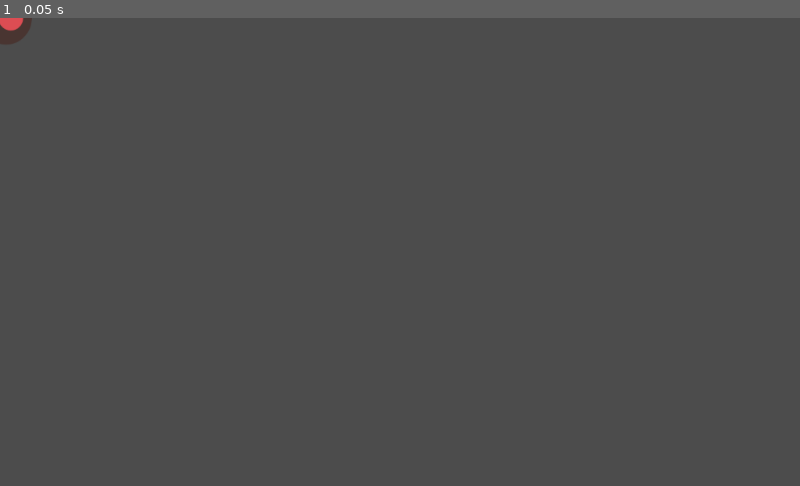
Above: before the commit, frame 1.
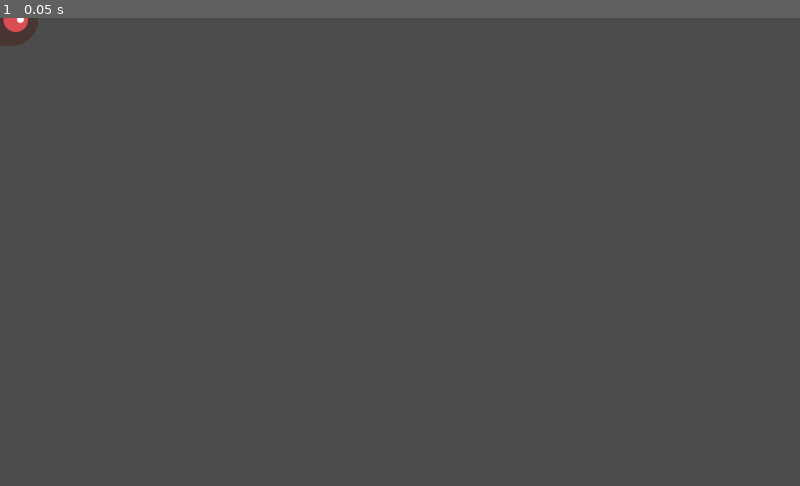
Above: after the commit, the same moment.

Repository: xbxcw/dodge
Game: Godot game, scene res://mob.tscn
The game is run twice, just before and just after one commit, with the same random seed, the same clock (stepped at 60 frames per second) and the same inputs. The project has no main scene, so this scene is started directly.
Inputs:
- Up to frame 1 (0.05 s): no input

The runs differ from the first frame. In frame 1, less than 0.1% of the frame differs, in the area x 0-5%, y 0-6%.

Commit message:
重命名

Diff:
--- /dev/null
+++ b/Main.tscn
@@ -0,0 +1,21 @@
+[gd_scene load_steps=3 format=2]
+
+[ext_resource path="res://Player.tscn" type="PackedScene" id=1]
+
+[sub_resource type="Curve2D" id=1]
+_data = {
+"points": PoolVector2Array(  )
+}
+
+[node name="Main" type="Node2D"]
+
+[node name="Player" parent="." instance=ExtResource( 1 )]
+
+[node name="MobTimer" type="Timer" parent="."]
+
+[node name="ScoreTimer" type="Timer" parent="."]
+
+[node name="StartTimer" type="Timer" parent="."]
+
+[node name="MobPath" type="Path2D" parent="."]
+curve = SubResource( 1 )
--- a/mob.gd
+++ b/mob.gd
@@ -11,3 +11,9 @@
 # Called when the node enters the scene tree for the first time.
 func _ready():
 	var mob_types = $AnimatedSprite.frames.get_animation_names()
+	$AnimatedSprite.animation = mob_types[randi() % mob_types.size()]
+
+
+
+func _on_VisibilityNotifier2D_screen_exited():
+	queue_free()
--- a/mob.tscn
+++ b/mob.tscn
@@ -1,25 +1,26 @@
-[gd_scene load_steps=9 format=2]
+[gd_scene load_steps=10 format=2]
 
-[ext_resource path="res://art/enemyWalking_1.png" type="Texture" id=1]
-[ext_resource path="res://art/enemySwimming_2.png" type="Texture" id=2]
+[ext_resource path="res://Mob.gd" type="Script" id=1]
+[ext_resource path="res://art/enemyWalking_1.png" type="Texture" id=2]
 [ext_resource path="res://art/enemyWalking_2.png" type="Texture" id=3]
-[ext_resource path="res://art/enemySwimming_1.png" type="Texture" id=4]
-[ext_resource path="res://art/enemyFlyingAlt_1.png" type="Texture" id=5]
-[ext_resource path="res://art/enemyFlyingAlt_2.png" type="Texture" id=6]
+[ext_resource path="res://art/enemyFlyingAlt_1.png" type="Texture" id=4]
+[ext_resource path="res://art/enemyFlyingAlt_2.png" type="Texture" id=5]
+[ext_resource path="res://art/enemySwimming_1.png" type="Texture" id=6]
+[ext_resource path="res://art/enemySwimming_2.png" type="Texture" id=7]
 
 [sub_resource type="SpriteFrames" id=1]
 animations = [ {
-"frames": [ ExtResource( 1 ), ExtResource( 3 ) ],
+"frames": [ ExtResource( 2 ), ExtResource( 3 ) ],
 "loop": true,
 "name": "walk",
 "speed": 5.0
 }, {
-"frames": [ ExtResource( 4 ), ExtResource( 2 ) ],
+"frames": [ ExtResource( 6 ), ExtResource( 7 ) ],
 "loop": true,
 "name": "swim",
 "speed": 5.0
 }, {
-"frames": [ ExtResource( 5 ), ExtResource( 6 ) ],
+"frames": [ ExtResource( 4 ), ExtResource( 5 ) ],
 "loop": true,
 "name": "fly",
 "speed": 3.0
@@ -32,6 +33,7 @@
 [node name="mob" type="RigidBody2D"]
 collision_mask = 0
 gravity_scale = 0.0
+script = ExtResource( 1 )
 
 [node name="AnimatedSprite" type="AnimatedSprite" parent="."]
 scale = Vector2( 0.75, 0.75 )
@@ -43,3 +45,4 @@
 shape = SubResource( 2 )
 
 [node name="VisibilityNotifier2D" type="VisibilityNotifier2D" parent="."]
+[connection signal="screen_exited" from="VisibilityNotifier2D" to="." method="_on_VisibilityNotifier2D_screen_exited"]
--- a/player.gd
+++ b/player.gd
@@ -1,4 +1,6 @@
 extends Area2D
+
+signal hit
 
 export var speed = 400  # how fast the player will move (pixels/sec)
 var screen_size  # size of the game window
@@ -6,7 +8,7 @@
 
 func _ready():
 	screen_size = get_viewport_rect().size
-
+	hide()
 
 func _process(delta):
 
@@ -30,3 +32,23 @@
 	position += velocity * delta
 	position.x = clamp(position.x,0,screen_size.x)
 	position.y = clamp(position.y,0,screen_size.y)
+
+	if velocity.x != 0:
+		$AnimatedSprite.animation = 'walk'
+		$AnimatedSprite.flip_v = false
+		# See the note below about boolean assignment
+		$AnimatedSprite.flip_h = velocity.x<0
+	elif velocity.y != 0:
+		$AnimatedSprite.animation = 'up'
+		$AnimatedSprite.flip_v = velocity.y >0
+
+
+func _on_player_body_entered():
+	hide()
+	emit_signal('hit')
+	$CollisionShape2D.set_deferred('disabled',true)
+
+func start(pos):
+	position = pos
+	show()
+	$CollisionShape2D.disabled = false
--- a/player.tscn
+++ b/player.tscn
@@ -1,12 +1,19 @@
-[gd_scene load_steps=6 format=2]
+[gd_scene load_steps=8 format=2]
 
 [ext_resource path="res://art/playerGrey_up1.png" type="Texture" id=1]
 [ext_resource path="res://art/playerGrey_up2.png" type="Texture" id=2]
-[ext_resource path="res://player.gd" type="Script" id=3]
+[ext_resource path="res://Player.gd" type="Script" id=3]
+[ext_resource path="res://art/playerGrey_walk2.png" type="Texture" id=4]
+[ext_resource path="res://art/playerGrey_walk1.png" type="Texture" id=5]
 
 [sub_resource type="SpriteFrames" id=1]
 animations = [ {
 "frames": [ ExtResource( 1 ), ExtResource( 2 ) ],
+"loop": true,
+"name": "up",
+"speed": 5.0
+}, {
+"frames": [ ExtResource( 5 ), ExtResource( 4 ) ],
 "loop": true,
 "name": "walk",
 "speed": 5.0
@@ -16,16 +23,18 @@
 radius = 27.3255
 height = 13.7198
 
-[node name="player" type="Area2D"]
+[node name="Player" type="Area2D"]
 script = ExtResource( 3 )
 __meta__ = {
 "_edit_group_": true
 }
 
 [node name="AnimatedSprite" type="AnimatedSprite" parent="."]
+position = Vector2( 1, 0 )
 scale = Vector2( 0.5, 0.5 )
 frames = SubResource( 1 )
-animation = "walk"
+animation = "up"
 
 [node name="CollisionShape2D" type="CollisionShape2D" parent="."]
 shape = SubResource( 2 )
+[connection signal="body_entered" from="." to="." method="_on_player_body_entered"]
